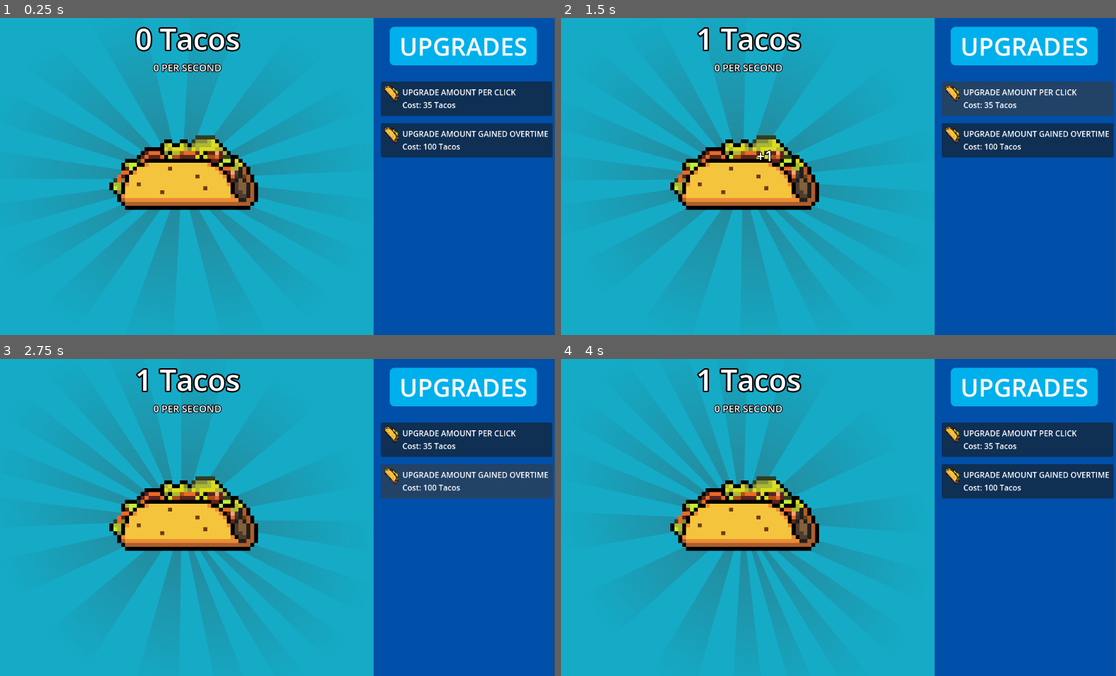
Above: before the commit, frames 1-4 (two rows, left to right).
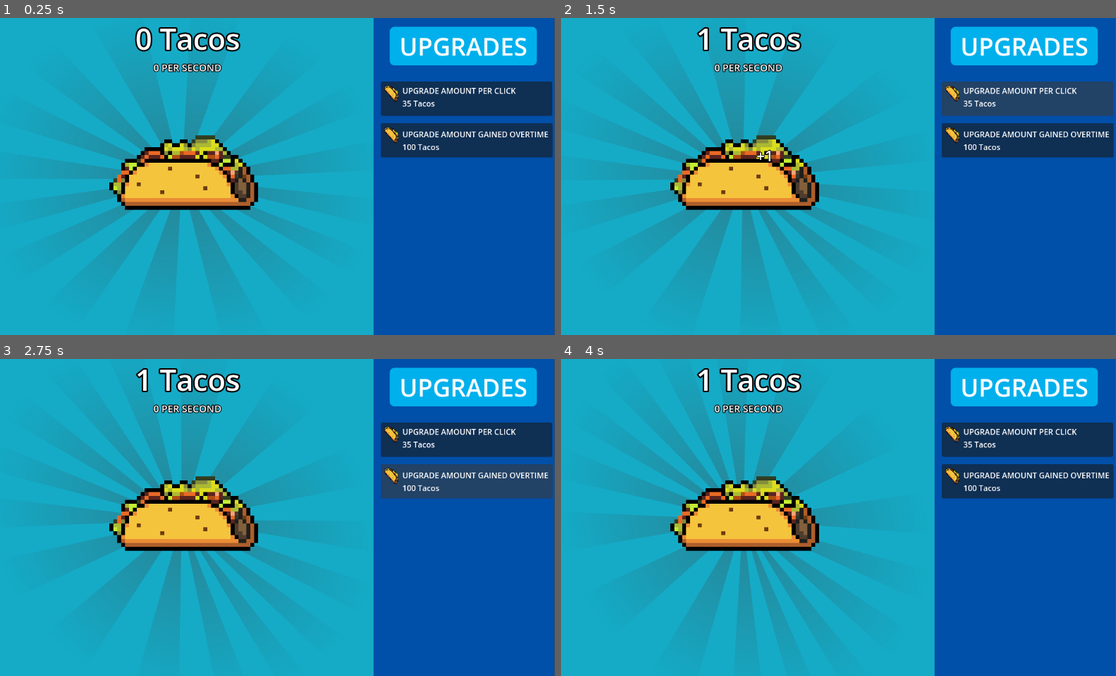
Above: after the commit, the same moments.

Repository: Overlord1304/Taco-Clicker
Game: Godot game, scene res://scenes/main.tscn
Two runs of this game, one before a commit and one after it. Both use one fixed random seed, a clock stepped at 60 frames per second and the inputs below.
Inputs (mouse positions are in pixels of both pictures, inside the frame that each line leads up to):
- Up to frame 1 (0.25 s): no input
- Up to frame 2 (1.5 s): click (749, 144) at 0.5 s; click "UPGRADE AMOUNT PER CLICK Cost…" (after the commit: "35 Tacos") at 1.25 s
- Up to frame 3 (2.75 s): click "UPGRADE AMOUNT GAINED OVERTIM…" (after the commit: "100 Tacos") at 2 s
- Up to frame 4 (4 s): tap Enter at 2.75 s; move the mouse to (960, 501) at 2.77 s; hold Right 2.78-3.53 s; tap Alt at 2.85 s; move the mouse to (721, 533) at 3.52 s; hold Down from 3.53 s (still down); tap Shift at 3.6 s

The runs differ from the first frame. In frame 1, 0.7% of the frame differs, in the area x 72-99%, y 22-42%; in frame 2, 0.7%; in frame 3, 0.7%; in frame 4, 0.7%.

Commit message:
Added cost changing with purchases and implemented more things into saves

Diff:
--- a/scenes/main.tscn
+++ b/scenes/main.tscn
@@ -177,14 +177,19 @@
 [node name="amountperclickupgrade1label" type="Label" parent="right/amtperclickupg1"]
 layout_mode = 0
 offset_left = 44.0
-offset_top = 10.000092
+offset_top = 33.00009
 offset_right = 283.0
-offset_bottom = 85.00009
-text = "UPGRADE AMOUNT PER CLICK
-Cost: 35 Tacos
-"
-
-[node name="autoclickupg1" type="Button" parent="right"]
+offset_bottom = 108.00009
+
+[node name="Label" type="Label" parent="right/amtperclickupg1"]
+layout_mode = 0
+offset_left = 44.0
+offset_top = 7.0
+offset_right = 276.0
+offset_bottom = 30.0
+text = "UPGRADE AMOUNT PER CLICK"
+
+[node name="autoclickupg2" type="Button" parent="right"]
 layout_mode = 0
 offset_left = 15.0
 offset_top = 216.0
@@ -192,21 +197,32 @@
 offset_bottom = 286.0
 theme_override_styles/focus = SubResource("StyleBoxEmpty_tefeu")
 
-[node name="autoclickupg1" type="Sprite2D" parent="right/autoclickupg1"]
+[node name="autoclickupg2" type="Sprite2D" parent="right/autoclickupg2"]
 position = Vector2(30, 17)
 rotation = 0.8377581
 texture = ExtResource("1_o5qli")
 
-[node name="autoclickupgsprite1" type="Label" parent="right/autoclickupg1"]
-layout_mode = 0
-offset_left = 44.0
-offset_top = 10.000092
+[node name="autoclickupgsprite2" type="Label" parent="right/autoclickupg2"]
+layout_mode = 0
+offset_left = 44.0
+offset_top = 37.00009
 offset_right = 343.0
-offset_bottom = 85.00009
+offset_bottom = 112.00009
 theme_override_font_sizes/font_size = 16
-text = "UPGRADE AMOUNT GAINED OVERTIME
-Cost: 100 Tacos
+text = "
+
 "
+
+[node name="Label" type="Label" parent="right/autoclickupg2"]
+layout_mode = 0
+offset_left = 44.0
+offset_top = 11.0
+offset_right = 343.0
+offset_bottom = 34.0
+text = "UPGRADE AMOUNT GAINED OVERTIME"
+
+[node name="Timer" type="Timer" parent="."]
+autostart = true
 
 [connection signal="taco_clicked" from="." to="left/MarginContainer" method="_on_main_taco_clicked"]
 [connection signal="tacos_changed" from="." to="left/MarginContainer/VBoxContainer" method="_on_main_tacos_changed"]
@@ -215,4 +231,5 @@
 [connection signal="button_down" from="left/MarginContainer/tacobutton" to="left/MarginContainer" method="_on_tacobutton_button_down"]
 [connection signal="button_up" from="left/MarginContainer/tacobutton" to="left/MarginContainer" method="_on_tacobutton_button_up"]
 [connection signal="button_down" from="right/amtperclickupg1" to="." method="_on_button_button_down"]
-[connection signal="button_down" from="right/autoclickupg1" to="." method="_on_autoclickupg_1_button_down"]
+[connection signal="button_down" from="right/autoclickupg2" to="." method="_on_autoclickupg_1_button_down"]
+[connection signal="timeout" from="Timer" to="." method="_on_timer_timeout"]
--- a/scripts/game.gd
+++ b/scripts/game.gd
@@ -4,17 +4,16 @@
 var tacos = 0
 var amount_per_click = 1
 var passive_gains = 0
-
+var upg1cost:int = 35
+var upg2cost:int = 100
 signal tacos_changed
 signal taco_clicked
 func _ready():
 	load_data()
 	emit_signal("tacos_changed", tacos)
+	$right/amtperclickupg1/amountperclickupgrade1label.text = str(upg1cost)+" Tacos"
+	$right/autoclickupg2/autoclickupgsprite2.text = str(upg2cost)+" Tacos"
 
-func _process(_delta):
-	await get_tree().create_timer(1.0).timeout
-	tacos += passive_gains
-	save_data()
 func _on_tacobutton_button_down() -> void:
 	tacos += amount_per_click
 	emit_signal("tacos_changed",tacos)
@@ -25,7 +24,9 @@
 	var data = {
 		"tacos" : tacos,
 		"amount_per_click": amount_per_click,
-		"passive_gains" : passive_gains
+		"passive_gains" : passive_gains,
+		"upg1cost" : upg1cost,
+		"upg2cost" : upg2cost
 	}
 	var file = FileAccess.open(saves, FileAccess.WRITE)
 	file.store_var(data)
@@ -40,11 +41,17 @@
 			tacos = data.get("tacos",0)
 			amount_per_click = data.get("amount_per_click",1)
 			passive_gains = data.get("passive_gains",0)
+			upg1cost = data.get("upg1cost",35)
+			upg2cost = data.get("upg2cost",100)
+
+
 	else:
 		save_data()
 
 func _on_button_button_down() -> void:
-	if tacos >= 35:
+	if tacos >= upg1cost:
+		upg1cost *= 1.25
+		$right/amtperclickupg1/amountperclickupgrade1label.text = str(upg1cost)+" Tacos"
 		amount_per_click += 1
 		tacos -= 35
 		emit_signal("tacos_changed",tacos)
@@ -53,7 +60,15 @@
 
 func _on_autoclickupg_1_button_down() -> void:
 	if tacos >= 100:
+		upg2cost *= 1.25
+		$right/autoclickupg2/autoclickupgsprite2.text = str(upg2cost)+" Tacos"
 		passive_gains += 1
 		tacos -= 100
 		emit_signal("tacos_changed",tacos)
 		save_data()
+
+
+func _on_timer_timeout() -> void:
+	emit_signal("tacos_changed",tacos)
+	tacos += passive_gains
+	save_data()
